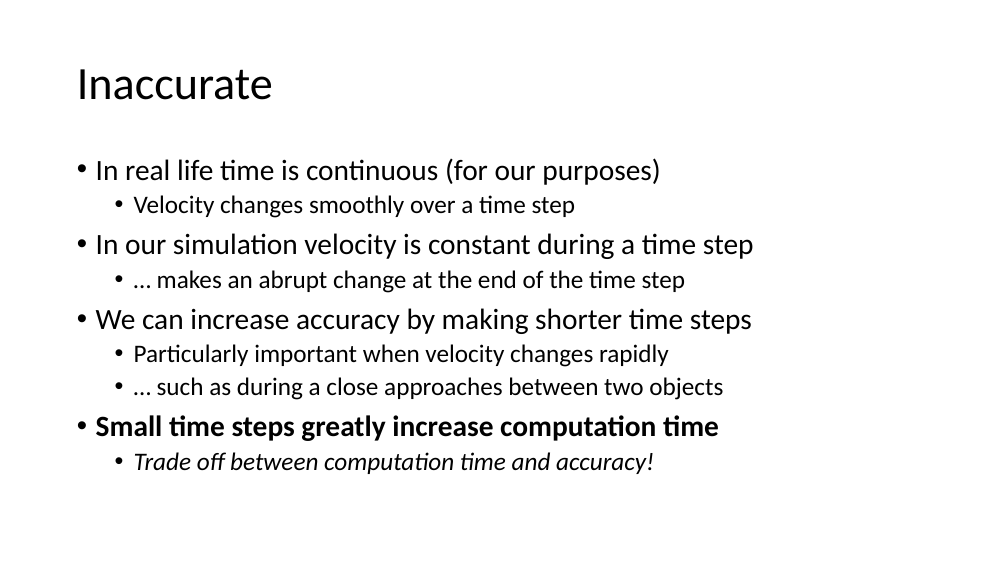
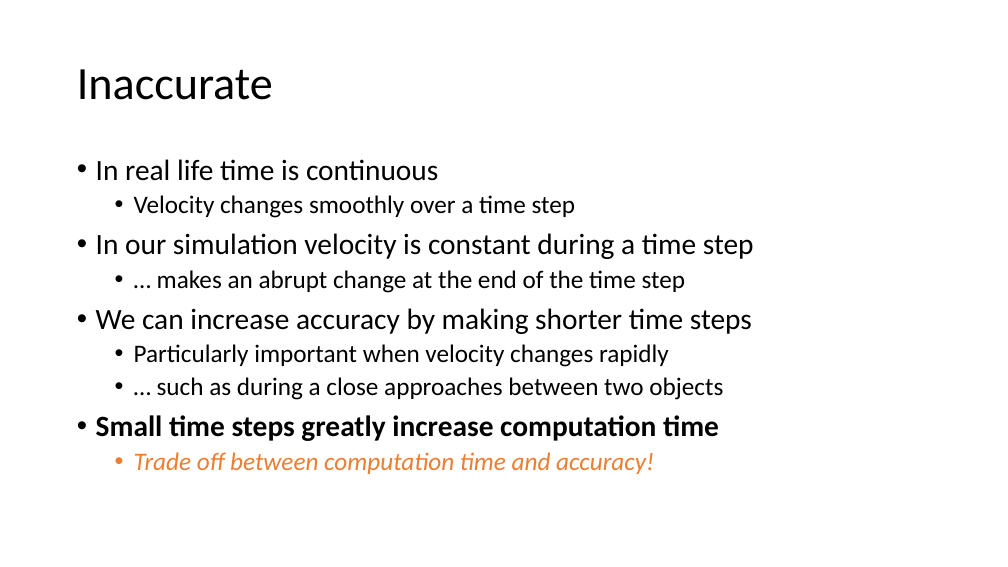
Before and after one commit to pchapin/solarium, a slide deck: slide 5 of doc/Solarium.pptx. Drawn at 1008x567 pixels with LibreOffice and Linux fonts; fonts in the diff are those of the drawing. Boxes give left, top, right and bottom in pixels: in the first picture for what was removed or moved away, otherwise in the second. Text is boxed around its words. In the diff, an @@ line names an element or a change of style, - is before the commit and + after.

```diff
--- a/doc/Solarium.pptx
+++ b/doc/Solarium.pptx
@@ text at [96, 159, 438, 181]: text changed @@
-• In real life time is continuous (for our purposes)
+• In real life time is continuous
@@ text at [134, 452, 654, 474]: text colour #000000 to #ED7D31 in "Trade off between computation time and accuracy!" @@
```
Also in this commit, not shown: 5 other slides changed.
